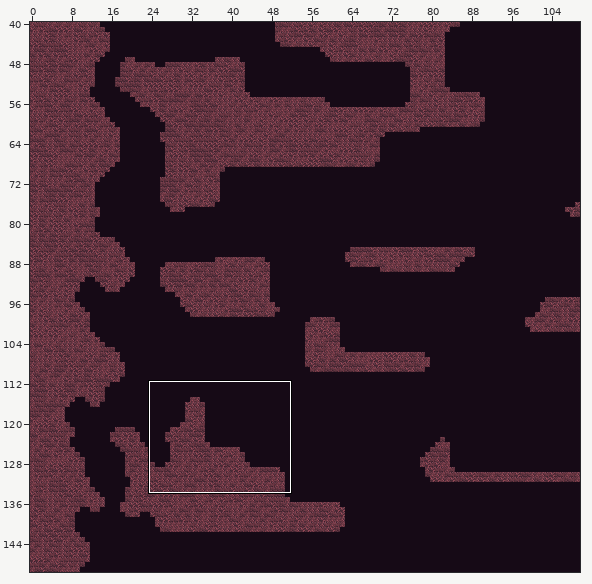
Tiled map -- android/assets/maps/level1.tmx. The picture above shows the old version from afar; the outline marks the close-up.
Close-up. Old version:
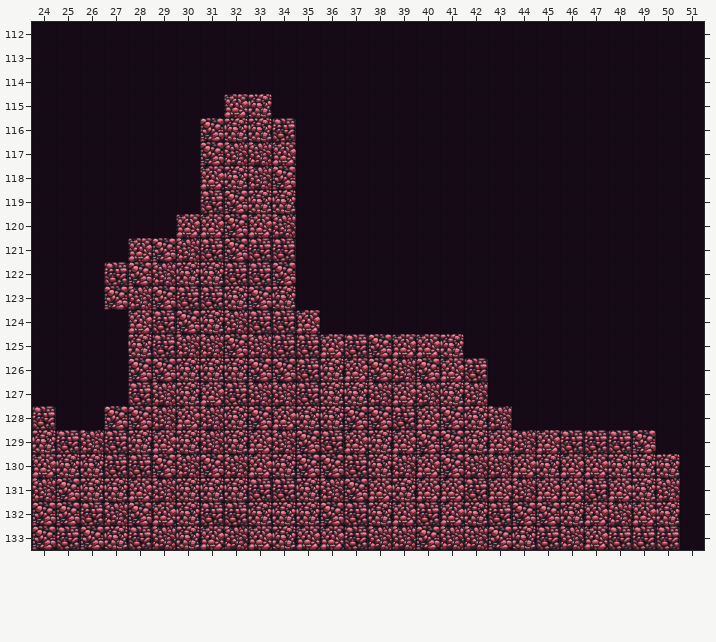
Cells are 64x64 px. Shown: x 24..51, y 112..133. The commit also changed other parts of the map, which this record leaves out.
After the commit:
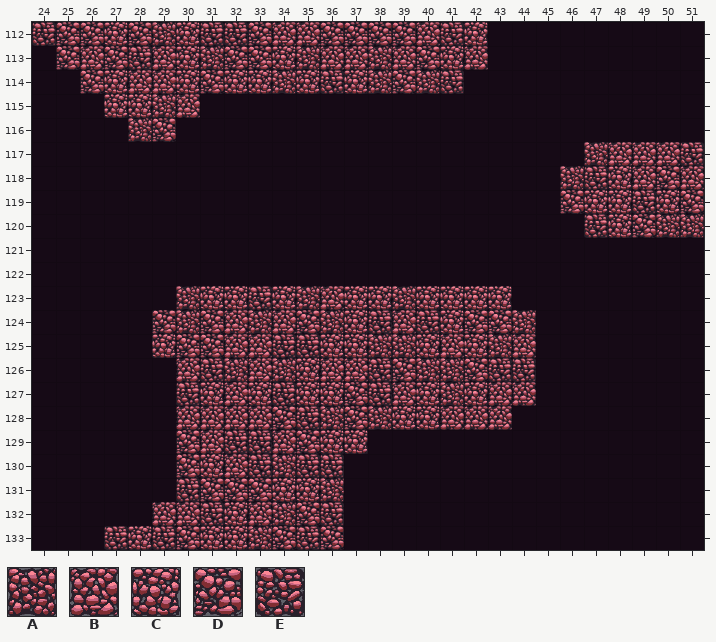
Key: from "tileMapGutter": A 5, B 6, C 7, D 8, E 9.
_ is an empty cell, . an unchanged one.
Difference:
--- layer "terrain"
@@ x 24..51 @@
-112 ___________________.........
-113 .__________________.........
-114 ..________________..........
-115 ...____.BC..................
-116 ....__.DCCE.................
-117 .......DAAB............_____
-118 .......BCAD...........______
-119 .......EDCC...........______
-120 ......BBDBA............_____
-121 ....BDAEDEE.................
-122 ...EDACCEED.................
-123 ...DADEE.D._________........
-124 ....BEDCAEEB_________.......
-125 ....CEAADA..BEDBBC___.......
-126 ....DDCCCDDEC.DADBE__.......
-127 ....EACBEAAE.CA.ACA__.......
-128 E..DDA.ACDBCC.DEBDCA........
-129 CEAECBCACBA.EBCBDDCBABEEED..
-130 BCCEEDADABCDDECABDAABCBBCCC.
-131 ADCCBACCCEE..DBCBBEBABBEBCA.
-132 DDEAD.C.ECCCDECBEBCEDDCBABC.
-133 DEDCEACBABCBBEAADAADCEABEEE.
+112 EDDCDACEEDBBDDDDBEC.........
+113 .DBDEBCADDCABBABDCB.........
+114 ..DCBBCDCCACECADAE..........
+115 ...CCAB.__..................
+116 ....AD.____.................
+117 .......____............ABBBE
+118 .......____...........AECBDB
+119 .......____...........DCCECD
+120 ......_____............ECDAA
+121 ...._______.................
+122 ...________.................
+123 ...___AC.E.ABCCACCCC........
+124 ...._DADBABDACEBECDDA.......
+125 ...._CDDBB..CCAACBCAB.......
+126 ....__BEABACB.EDAADEE.......
+127 ....__ECBCEC.DE.CACBB.......
+128 _..___.BBBDEA.ACCBBB........
+129 ______DBEEB.CC____________..
+130 ______DCBEAEE______________.
+131 ______EDDDC..______________.
+132 _____.B.CBADE______________.
+133 ___ECEDCCADED______________.
